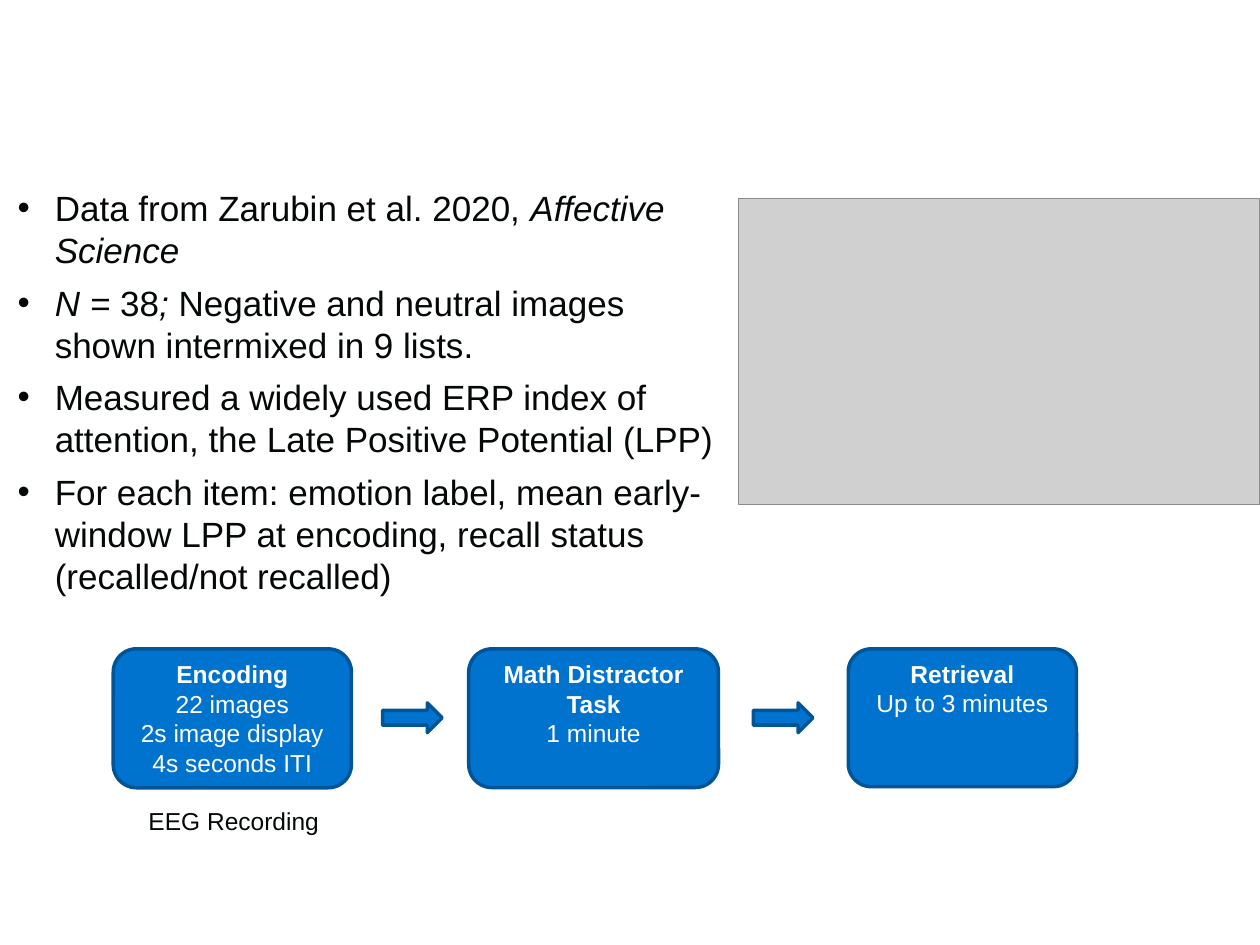
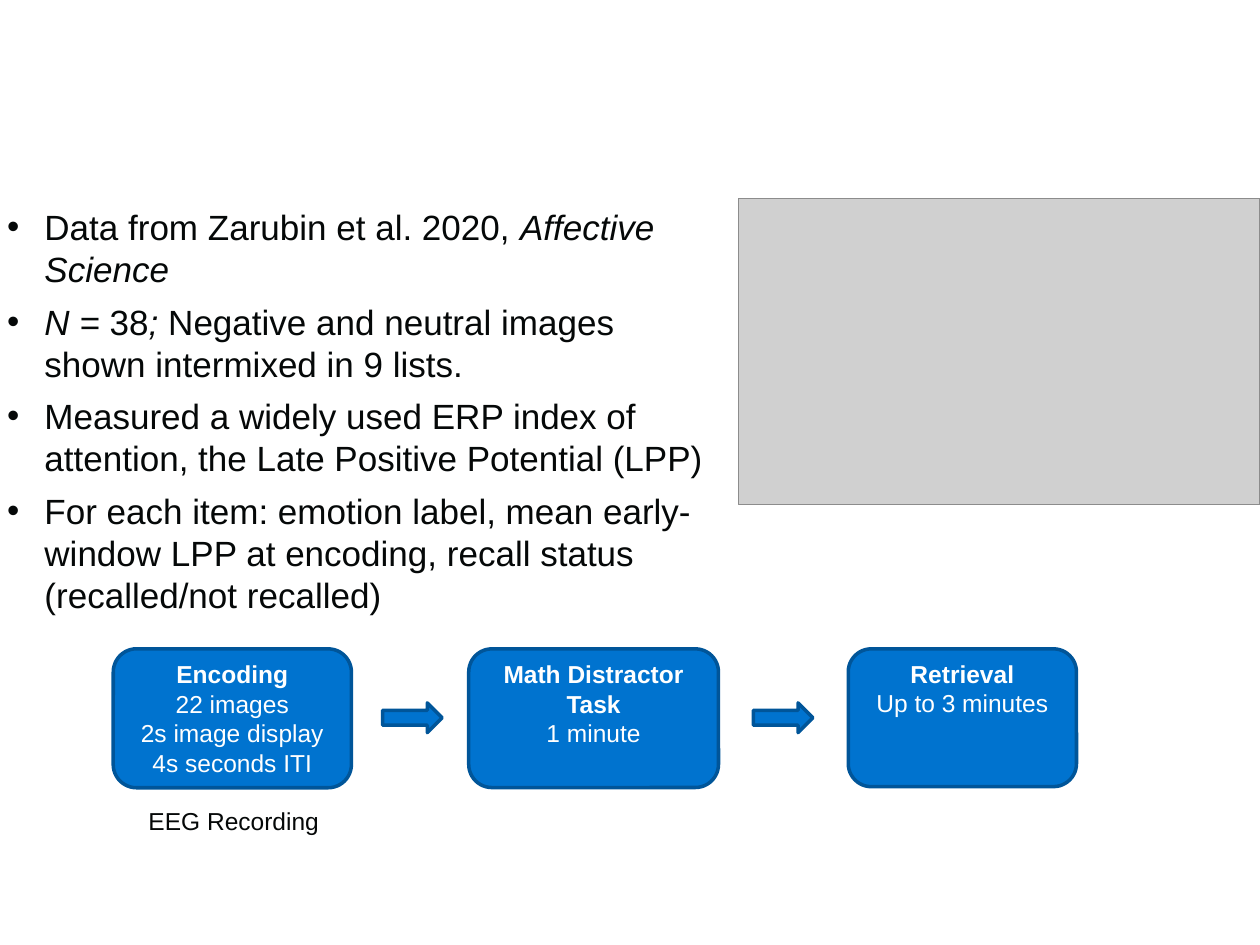
Before and after one commit to githubpsyche/jaxcmr, a slide deck: slide 3 of projects/TalmiEEG/slides.pptx. Drawn at 1260x945 pixels with LibreOffice and Linux fonts; fonts in the diff are those of the drawing; grey boxes stand for pictures; background and template pictures are left out. Boxes give left, top, right and bottom in pixels: in the first picture for what was removed or moved away, otherwise in the second. Text is boxed around its words. In the diff, an @@ line names an element or a change of style, - is before the commit and + after.

```diff
--- a/projects/TalmiEEG/slides.pptx
+++ b/projects/TalmiEEG/slides.pptx
@@ text "Data from Zarubin et al. ...": place and size @@
-text "Data from Zarubin et al. ..." at (55, 195, 701, 596)
+text "Data from Zarubin et al. ..." at (44, 214, 691, 615)
```
Also in this commit, not shown: 7 other slides changed, 5 slides added, 2 slides removed, 9 other files.
